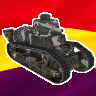
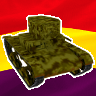
The second 96px x 96px image is a revision of the first. Changes to its layers:
added layer "T26" above "T26_outline" over (1, 15, 94, 89)
added layer "T26_outline" above "RenaultFT17" over (1, 14, 95, 90)
hid "RenaultFT17" over (3, 13, 95, 85)
hid "RenaultFT17_outline" over (2, 12, 96, 85)
